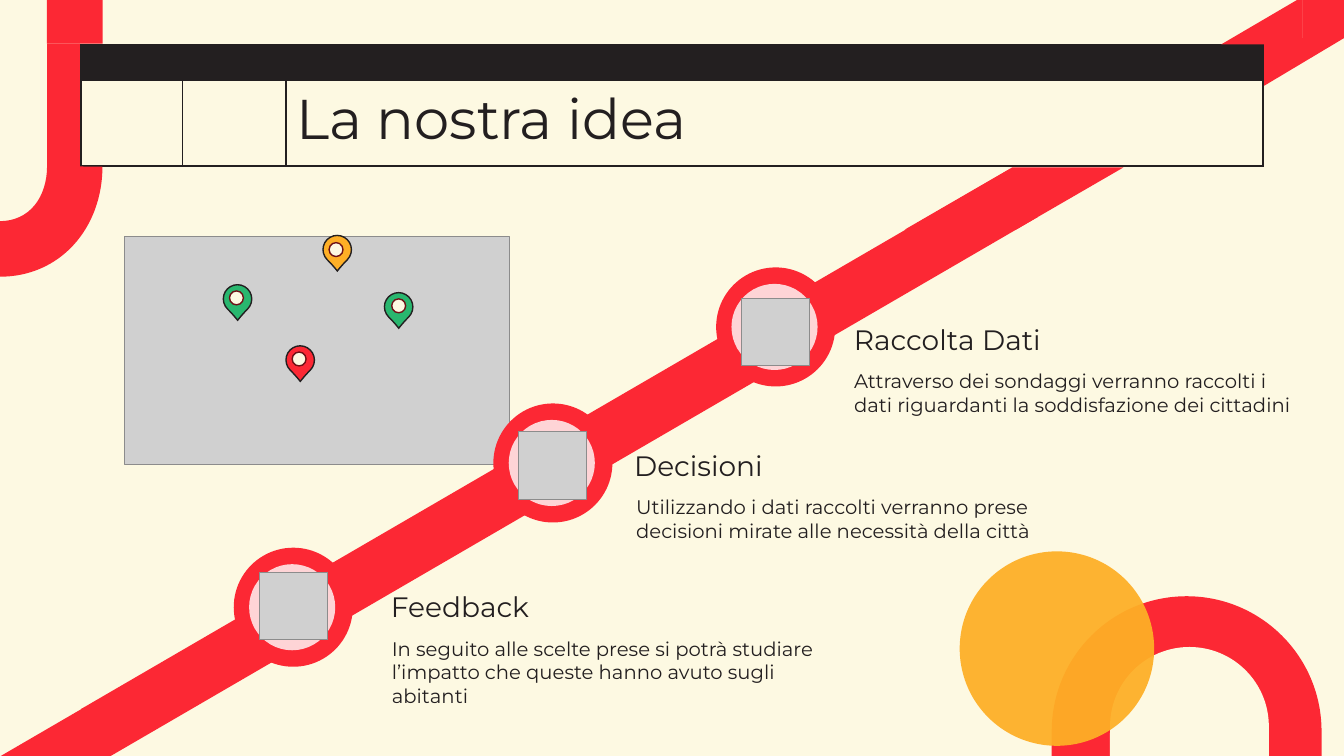
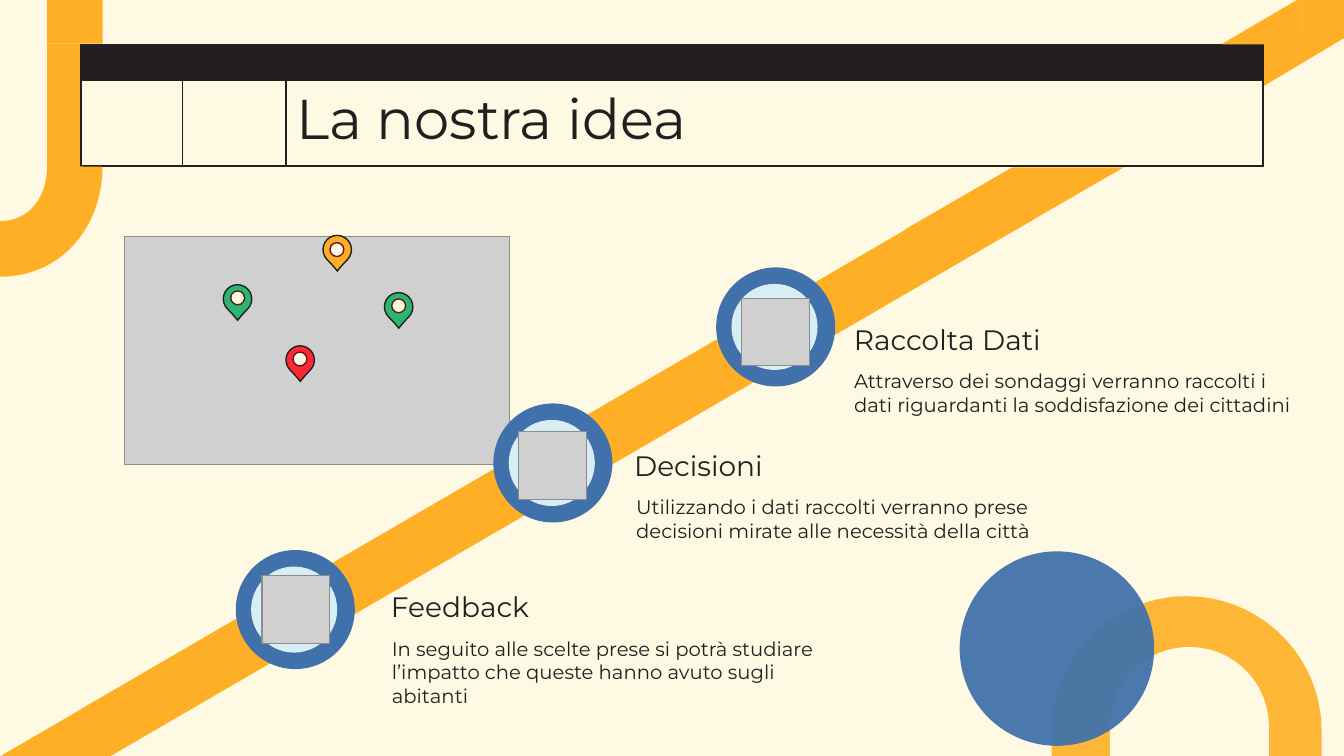
Before and after one commit to lucafano04/progettoIngenieriaSoftware, a slide deck: slide 3 of pitch.pptx. Drawn at 1344x756 pixels with LibreOffice and Linux fonts; fonts in the diff are those of the drawing; grey boxes stand for pictures; background and template pictures are left out. Boxes give left, top, right and bottom in pixels: in the first picture for what was removed or moved away, otherwise in the second. Text is boxed around its words. In the diff, an @@ line names an element or a change of style, - is before the commit and + after.

```diff
--- a/pitch.pptx
+++ b/pitch.pptx
@@ fill #FC2834 to #FEAF26 in 9 elements at (x1=905, y1=167, x2=1124, y2=230), (x1=0, y1=708, x2=110, y2=756), (x1=1303, y1=0, x2=1344, y2=38), (x1=1264, y1=38, x2=1344, y2=86), (x1=1222, y1=0, x2=1304, y2=44), (x1=47, y1=0, x2=103, y2=43), (x1=47, y1=43, x2=81, y2=167), (x1=0, y1=166, x2=103, y2=277), (x1=82, y1=169, x2=1038, y2=756) @@
@@ fill #FC2834 to #4071AA in 3 elements at (x1=494, y1=403, x2=613, y2=522), (x1=716, y1=267, x2=835, y2=386), (x1=236, y1=551, x2=355, y2=669) @@
@@ ellipse moved from (x1=234, y1=547, x2=353, y2=666) to (x1=236, y1=551, x2=355, y2=669) @@
@@ fill #FED4D6 to #D9EEF4 in 3 elements at (x1=509, y1=420, x2=595, y2=506), (x1=732, y1=284, x2=818, y2=370), (x1=251, y1=567, x2=337, y2=652) @@
@@ ellipse at (x1=960, y1=552, x2=1154, y2=746): fill #FEAF26 at 94% opacity to #4071AA at 94% opacity @@
@@ freeform shape at (x1=1052, y1=597, x2=1322, y2=756): fill #FC2834 to #FEB636 @@
```
Also in this commit, not shown: 3 other slides changed.
